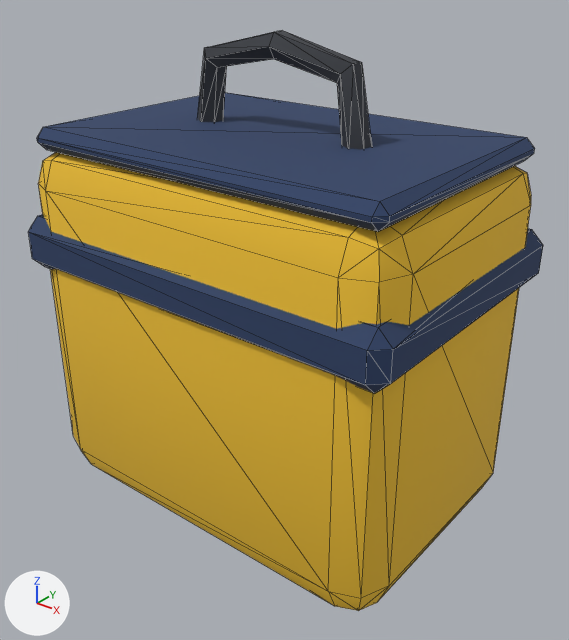
One commit to the glTF model assets/characters/delivery_bag.glb: the scene before it, then after it.
Rendered twice from a 50 mm lens placed at (0.423, -0.52, 0.078), pointed at (0.014, -0.009, -0.239). Every picture has the same lights, and +X, +Y and +Z are marked at lower left. The first picture is the older version. Mesh edges are drawn as thin lines. Vertices at exactly the same position are counted once.

In view in the first picture: 'delivery_bag'.
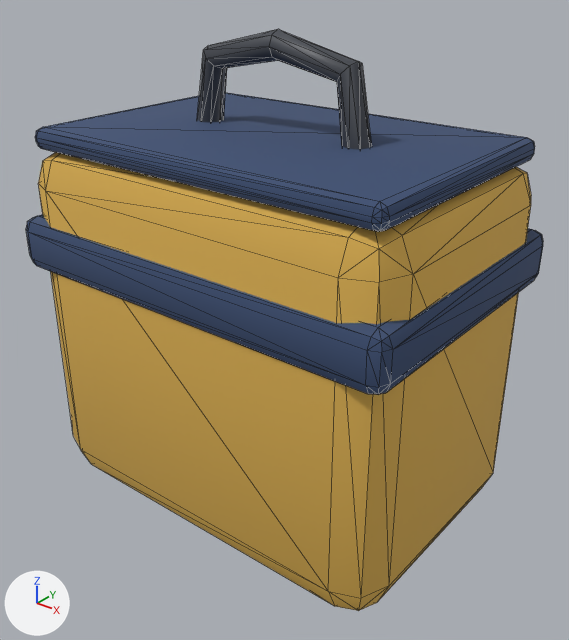
Pixel boxes [x1, y1, x2, y2] of what changed, in the pictures (569 x 640 px):
'delivery_bag', reshaped: before [28, 31, 543, 611]; after [26, 29, 543, 611]
part 1 of me_delivery_bag, built on: before [28, 31, 543, 393]; after [26, 29, 543, 395]
part 2 of me_delivery_bag, recoloured (yellow to orange): [38, 152, 531, 611] in both
part 3 of me_delivery_bag, recoloured: [28, 92, 543, 385] in both
part 4 of me_delivery_bag, recoloured: [201, 46, 340, 122] in both

The change, as a diff of the scene's bpy script:
```diff
--- a/assets/characters/delivery_bag.glb.py
+++ b/assets/characters/delivery_bag.glb.py
@@ mat_npc_hard @@
+mat_npc_hard = principled_material('npc_hard')
+mat_npc_hard.base_color = (0.0529, 0.0595, 0.0742)  # dark grey #41454d
+mat_npc_hard.roughness = 0.48
@@ mat_npc_ochre @@
+mat_npc_ochre = principled_material('npc_ochre')
+mat_npc_ochre.base_color = (0.723, 0.44, 0.0823)  # orange #ddb151
+mat_npc_ochre.roughness = 0.9
@@ mat_npc_indigo @@
+mat_npc_indigo = principled_material('npc_indigo')
+mat_npc_indigo.base_color = (0.0437, 0.0762, 0.168)  # dark blue #3b4e72
+mat_npc_indigo.roughness = 0.9
@@ me_delivery_bag @@
 # used by ob_delivery_bag; location = (0.0, 0.0, 0.0)
-me_delivery_bag.from_pydata(...)  # 134 vertices, 252 faces; spans x -0.195..0.195, y -0.135..0.135, z -0.425..0.01
+me_delivery_bag.from_pydata(...)  # 208 vertices, 400 faces; spans x -0.195..0.195, y -0.135..0.135, z -0.425..0.012
+# me_delivery_bag part 1
+# 12 vertices are removed from x -0.09..0.09, y -0.006..0.006, z -0.077..0.01
+# 108 faces are deleted
+# 8 vertices move from x -0.09..0.077, y -0.006..0.006, z -0.077..0.01 to x -0.088..0.076, y -0.008..0.008, z -0.076..0.008
+# 86 vertices are added at x -0.191..0.191, y -0.131..0.131, z -0.196..0.012
+# 192 new faces join them, mat_npc_indigo (dark blue #3b4e72)
+# 64 new faces join them, mat_npc_hard (dark grey #41454d)
+# me_delivery_bag part 2: 108 faces spanning x -0.19..0.19, y -0.13..0.13, z -0.425..-0.085 switch from mat_yellow (yellow #f2c232) to mat_npc_ochre (orange #ddb151)
+# me_delivery_bag part 3: 24 faces spanning x -0.195..0.195, y -0.135..0.135, z -0.2..-0.07 switch from mat_navy (dark blue #2e4166) to mat_npc_indigo (dark blue #3b4e72)
+# me_delivery_bag part 4: 12 faces spanning x -0.088..0.076, y -0.012..0.012, z -0.076..0.008 switch from mat_charcoal (dark grey #3b3e44) to mat_npc_hard (dark grey #41454d)
```
